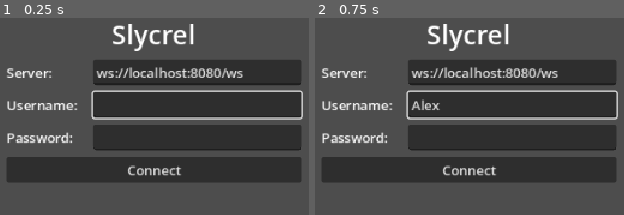
Above: before the commit, frames 1-2 (left to right).
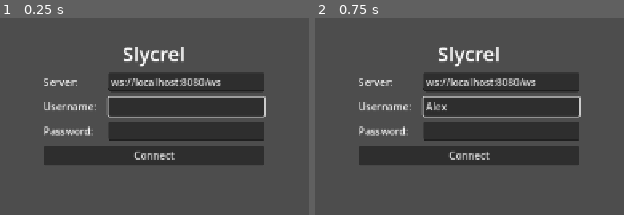
Above: after the commit, the same moments.

Repository: slycrel/slycrel-go
Game: Godot game, scene res://main.tscn
The game is run twice, just before and just after one commit, with the same random seed, the same clock (stepped at 60 frames per second) and the same inputs.
Inputs (mouse positions are in pixels of both pictures, inside the frame that each line leads up to):
- Up to frame 1 (0.25 s): no input
- Up to frame 2 (0.75 s): click (512, 104) at 0.52 s; type "Alex" at 0.6 s

The runs differ from the first frame. In frame 1, 33% of the frame differs, in the area x 2-99%, y 3-84%; in frame 2, 33%.

Commit message:
godot-client: revert 2x stretch + texture_filter experiment
2x stretch with the existing 1920x1080 viewport shrank the logical
space too much — the Slycrel logo got pushed above the viewport and
the content needed a scrollbar to see everything. Menu text
descenders were also still clipped, so the 2x switch wasn't even
solving the problem it was supposed to.

texture_filter=NEAREST on RichTextLabel turned out to be the likely
cause of the clipped descenders: font glyph atlases in Godot use
bilinear sampling by default, and forcing NEAREST on the label can
crop sub-pixel glyph edges. Reverted.

Back to: 1.5x stretch, TerminalPanel 780 min, ScenePanel 700 min,
TerminalText 750 fixed, no texture_filter override. The VGA font
with AA off and line_separation=0 is already a big win over the
Menlo baseline; the remaining hairline seams between stacked block
rows in the logo are an acceptable trade-off while everything else
renders cleanly.

Co-Authored-By: Claude Opus 4.7 (1M context) <noreply@anthropic.com>

Diff:
--- a/clients/godot/main.tscn
+++ b/clients/godot/main.tscn
@@ -93,7 +93,7 @@
 
 [node name="TerminalPanel" type="PanelContainer" parent="GamePanel/MainSplit"]
 layout_mode = 2
-custom_minimum_size = Vector2(720, 0)
+custom_minimum_size = Vector2(780, 0)
 
 [node name="TerminalMargin" type="MarginContainer" parent="GamePanel/MainSplit/TerminalPanel"]
 layout_mode = 2
@@ -106,18 +106,17 @@
 
 [node name="TerminalText" type="RichTextLabel" parent="GamePanel/MainSplit/TerminalPanel/TerminalMargin/TerminalCenter"]
 layout_mode = 2
-custom_minimum_size = Vector2(720, 0)
+custom_minimum_size = Vector2(750, 0)
 size_flags_vertical = 3
 bbcode_enabled = true
 scroll_active = true
 scroll_following = true
 selection_enabled = true
-texture_filter = 1
 
 [node name="ScenePanel" type="PanelContainer" parent="GamePanel/MainSplit"]
 visible = false
 layout_mode = 2
-custom_minimum_size = Vector2(220, 0)
+custom_minimum_size = Vector2(700, 0)
 
 [node name="SceneView" type="Control" parent="GamePanel/MainSplit/ScenePanel"]
 layout_mode = 2
--- a/clients/godot/project.godot
+++ b/clients/godot/project.godot
@@ -15,10 +15,7 @@
 window/size/viewport_height=1080
 window/size/resizable=true
 window/stretch/mode="canvas_items"
-; Integer scale so the 9x16 cell-tight VGA font always renders on whole
-; pixel boundaries — any fractional scale (1.5x etc.) leaves sub-pixel
-; seams between stacked block glyphs.
-window/stretch/scale=2.0
+window/stretch/scale=1.5
 
 [rendering]
 
